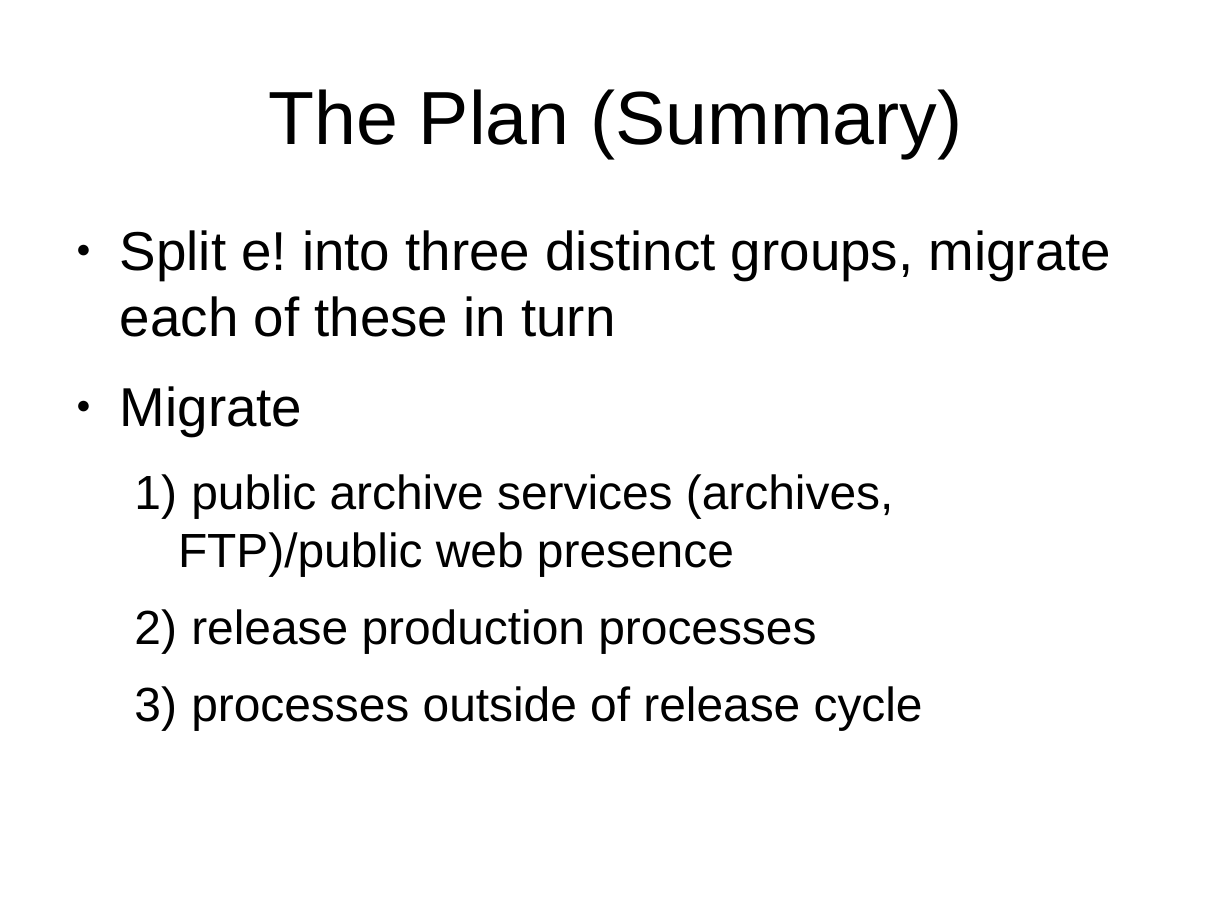
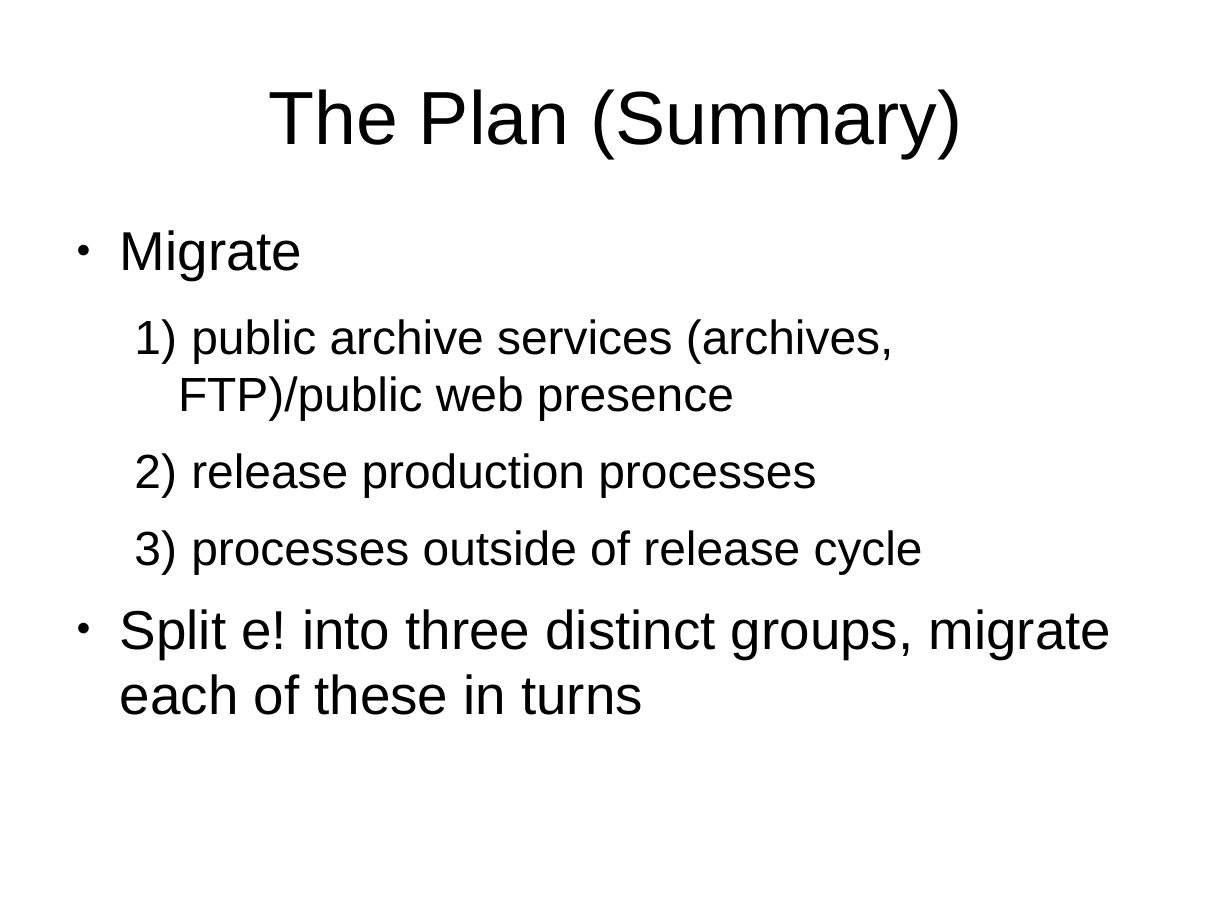
Before and after one commit to avullo/ensembl-migration-pm, a slide deck: slide 3 of data-review-10-16/talk.odp. Drawn at 1232x924 pixels with LibreOffice and Linux fonts; fonts in the diff are those of the drawing; background and template pictures are left out. Boxes give left, top, right and bottom in pixels: in the first picture for what was removed or moved away, otherwise in the second. Text is boxed around its words. In the diff, an @@ line names an element or a change of style, - is before the commit and + after.

```diff
--- a/data-review-10-16/talk.odp
+++ b/data-review-10-16/talk.odp
@@ text at (120,230,1112,337): paragraph removed @@
-● Split e! into three distinct groups, migrate each of these in turn
@@ text at (120,609,1112,715): paragraph added @@
+● Split e! into three distinct groups, migrate each of these in turns
```
Also in this commit, not shown: 9 other slides changed, 3 slides added, 1 slide removed.
